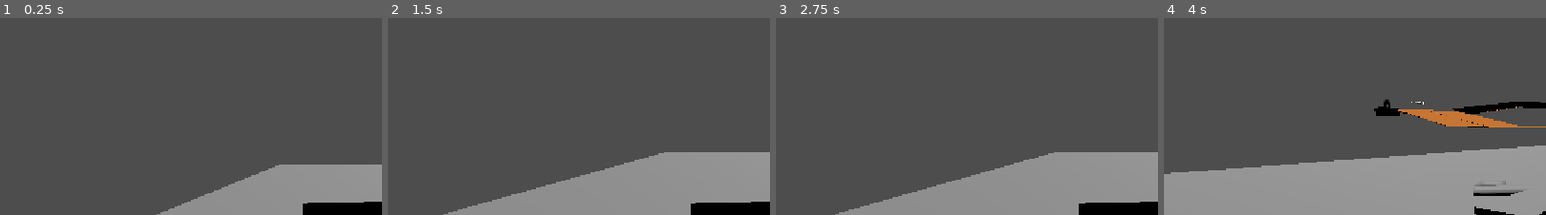
Above: before the commit, frames 1-4 (left to right).
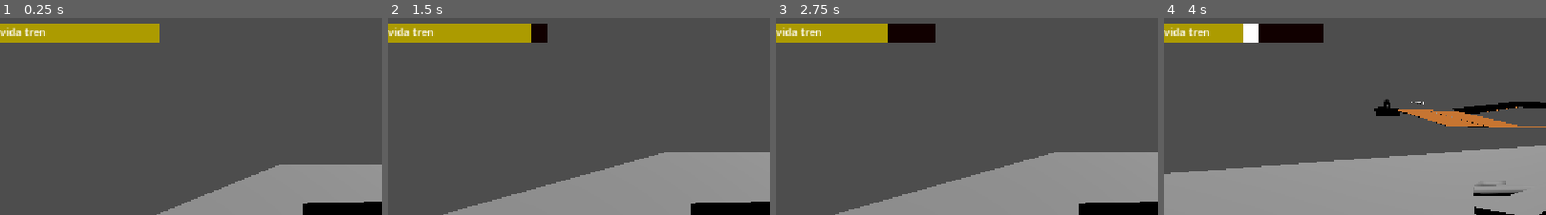
Above: after the commit, the same moments.

Repository: MauroEscalante-Hub/Linea-San-Gnomo
Game: Godot game, scene res://Escenas/grayboxing/grayboxing_escenario1.tscn
Same seed, same stepped clock (60 frames per second), same inputs: the game is played once before the commit and once after it.
Inputs (mouse positions are % of the whole screen's width and height, from its top left):
- Up to frame 1 (0.25 s): no input
- Up to frame 2 (1.5 s): move the mouse to (72, 40) at 0.52 s; hold D (derecha) 0.53-1.28 s; tap Space (daño, bound only after the commit) at 0.6 s; move the mouse to (30, 51) at 1.27 s; hold A (izquierda) from 1.28 s (still down); right-click (30, 51) at 1.35 s
- Up to frame 3 (2.75 s): tap Space (daño, bound only after the commit) at 1.55, 2.3 s; move the mouse to (60, 22) at 2.02 s; release A (izquierda) at 2.03 s; hold D (derecha) from 2.03 s (still down); tap E (cambiar_de_auto) at 2.1 s
- Up to frame 4 (4 s): move the mouse to (45, 67) at 2.77 s; release D (derecha) at 2.78 s; hold W (avanzar) 2.78-3.53 s; click (45, 67) at 2.85 s; tap Space (daño, bound only after the commit) at 3.05, 3.8 s; move the mouse to (80, 62) at 3.52 s; hold A (izquierda) from 3.53 s (still down); tap S (frenar) at 3.6 s
The pictures show only the part of the screen within x 0-50%, y 0-50%; the shares and areas given below are measured in that part.

The runs differ from the first frame. In frame 1, 4.0% of the frame differs, in the area x 0-42%, y 2-13%; in frame 2, 4.0%; in frame 3, 4.0%; in frame 4, 4.0%.

Commit message:
barra vida funcional con espacio

Diff:
--- a/Escenas/Tren/Vagon.tscn
+++ b/Escenas/Tren/Vagon.tscn
@@ -1,6 +1,7 @@
 [gd_scene format=4 uid="uid://pmc2plsrtcig"]
 
 [ext_resource type="Script" uid="uid://bv0mo455wfo0x" path="res://Scripts/vagon.gd" id="1_4b57l"]
+[ext_resource type="PackedScene" uid="uid://bchx6mnwvydew" path="res://Escenas/hud/vidatren.tscn" id="2_6wtur"]
 
 [sub_resource type="ArrayMesh" id="ArrayMesh_182kk"]
 _surfaces = [{
@@ -86,3 +87,5 @@
 [node name="Track2" type="VehicleWheel3D" parent="." unique_id=1285573281]
 transform = Transform3D(0.67, 0, 0, 0, 0.67, 0, 0, 0, 0.67, 0.69196355, -0.40561992, -1.2129112)
 use_as_traction = true
+
+[node name="vidabar" parent="." unique_id=1383496892 instance=ExtResource("2_6wtur")]
--- /dev/null
+++ b/Escenas/hud/vidatren.gd
@@ -0,0 +1,35 @@
+
+extends ProgressBar
+@onready var timer = $timer
+@onready var barradaño =$damagebar
+@onready var text=$Label
+var vida = 0: set = _set_vida
+
+func _set_vida(nueva_vida):
+	var vida_previa = vida
+	vida = min(max_value, nueva_vida)
+	value = vida
+
+	if vida <= 0:
+		barradaño
+		text.text=str("tren muerto")
+		queue_free()
+
+	if vida < vida_previa:
+		timer.start()
+	else:
+		barradaño.value = vida
+
+func vida_inicial(_vida):
+	max_value = _vida
+	value = _vida
+	barradaño.max_value = _vida
+	barradaño.value = _vida
+	vida = _vida
+
+
+
+
+
+func _on_timer_timeout() -> void:
+	barradaño.value=vida
--- /dev/null
+++ b/Escenas/hud/vidatren.tscn
@@ -0,0 +1,56 @@
+[gd_scene format=3 uid="uid://bchx6mnwvydew"]
+
+[ext_resource type="Script" uid="uid://dhajcl6c8v08h" path="res://Escenas/hud/vidatren.gd" id="1_s67wi"]
+
+[sub_resource type="StyleBoxEmpty" id="StyleBoxEmpty_5cipi"]
+
+[sub_resource type="StyleBoxFlat" id="StyleBoxFlat_mnkjj"]
+bg_color = Color(0.67567384, 0.6070776, 0, 1)
+
+[sub_resource type="StyleBoxFlat" id="StyleBoxFlat_5cipi"]
+bg_color = Color(0.06666667, 0, 0, 1)
+expand_margin_left = 1.0
+expand_margin_top = 1.0
+expand_margin_right = 1.0
+expand_margin_bottom = 1.0
+shadow_color = Color(0, 0, 0, 0.02745098)
+shadow_offset = Vector2(0, 1)
+
+[sub_resource type="StyleBoxFlat" id="StyleBoxFlat_2gyy1"]
+bg_color = Color(8.116523, 11.3562565, 18.892157, 1)
+
+[node name="vidabar" type="ProgressBar" unique_id=1383496892]
+z_index = 1
+offset_top = 61.0
+offset_right = 240.0
+offset_bottom = 88.0
+theme_override_styles/background = SubResource("StyleBoxEmpty_5cipi")
+theme_override_styles/fill = SubResource("StyleBoxFlat_mnkjj")
+value = 60.0
+show_percentage = false
+script = ExtResource("1_s67wi")
+
+[node name="damagebar" type="ProgressBar" parent="." unique_id=1227738813]
+z_index = -2
+layout_mode = 1
+anchors_preset = 15
+anchor_right = 1.0
+anchor_bottom = 1.0
+grow_horizontal = 2
+grow_vertical = 2
+theme_override_styles/background = SubResource("StyleBoxFlat_5cipi")
+theme_override_styles/fill = SubResource("StyleBoxFlat_2gyy1")
+value = 80.0
+show_percentage = false
+
+[node name="timer" type="Timer" parent="." unique_id=1419436635]
+wait_time = 0.4
+one_shot = true
+
+[node name="Label" type="Label" parent="." unique_id=2093256007]
+layout_mode = 0
+offset_right = 40.0
+offset_bottom = 23.0
+text = "vida tren"
+
+[connection signal="timeout" from="timer" to="." method="_on_timer_timeout"]
--- a/Scripts/vagon.gd
+++ b/Scripts/vagon.gd
@@ -1,11 +1,19 @@
 extends VehicleBody3D
 
 
+@onready var barravida = $vidabar
+@export var vida: int = 20
 
 func _ready() -> void:
-	pass # Replace with function body.
+	barravida.vida_inicial(vida)
 
+func daño():
+	vida -= 2
+	if vida < 0:
+		vida = 0
+	if is_instance_valid(barravida):
+		barravida.vida = vida
 
-
-#func _process(delta: float) -> void:
-#	pass
+func _physics_process(delta: float) -> void:
+	if Input.is_action_just_pressed("daño"):
+		daño()
--- a/project.godot
+++ b/project.godot
@@ -66,6 +66,11 @@
 "events": [Object(InputEventMouseButton,"resource_local_to_scene":false,"resource_name":"","device":-1,"window_id":0,"a …(253 unchanged characters)…
 ]
 }
+"daño"={
+"deadzone": 0.2,
+"events": [Object(InputEventKey,"resource_local_to_scene":false,"resource_name":"","device":-1,"window_id":0,"alt_pressed":false,"shift_pressed":false,"ctrl_pressed":false,"meta_pressed":false,"pressed":false,"keycode":0,"physical_keycode":32,"key_label":0,"unicode":32,"location":0,"echo":false,"script":null)
+]
+}
 
 [physics]
 
Not shown, added: Escenas/hud/vidatren.gd.uid
